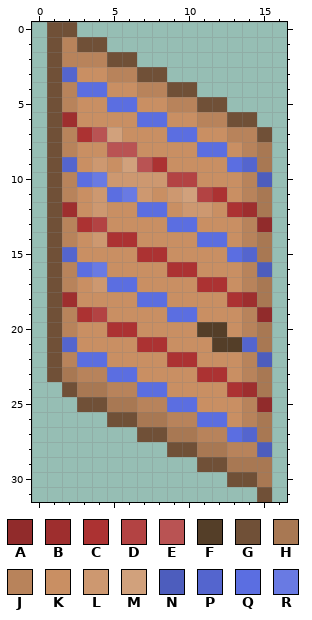
Pixel-art sprite -- assets/textures/world/Door.png. That is the earlier state.
The file is 32x32 pixels. Colours within 5 levels of each other are drawn and written as one. Shown: x 0..16, y 0..31.
Palette (. is transparent): A #912b2b  B #9e2e2e  C #ac3232  D #b34343  E #b95353  F #543e28  G #705037  H #a87853  J #b8835b  K #c98f63  L #cd9870  M #d1a17c  N #4d5dbd  P #5465ce  Q #5b6ee1  R #697ae3
New version:
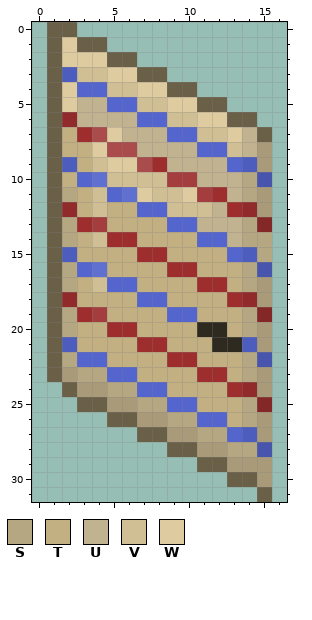
Colours new in this view: S #b6a783  T #c2af82  U #c2b390  V #d0bf95  W #decb9f
Edits made:
@@ palette @@
-A #912b2b
+A #842727
-B #9e2e2e
+B #912b2b
-C #ac3232
+C #9e2e2e
-D #b34343
+D #a43e3e
-E #b95353
+E #aa4c4c
-F #543e28
+F #2f2a20
-G #705037
+G #6a5f47
-H #a87853
+H #a99a79
-N #4d5dbd
+N #4755ac
-P #5465ce
+P #4d5dbd
-Q #5b6ee1
+Q #5465ce
-R #697ae3
+R #6070d0
@@ x 0..16 @@
  0 .GG..............
- 1 .GJGG............
- 2 .GJJJGG..........
- 3 .GPKKJJGG........
- 4 .GJQQKKJJGG......
- 5 .GJKKQQKKJJGG....
- 6 .GBKKKKQQKKJJGG..
- 7 .GJCEMKKKQQKKJJG.
- 8 .GJKKEEKKKKQQKJH.
- 9 .GPKLKMECKKKKQPH.
-10 .GJQRLLLLDDKKKJN.
-11 .GJKLQRLKLMDCKJH.
-12 .GBKLKKQQKLLKCBH.
-13 .GJCDKKKKQQKKKJA.
-14 .GJKLCCKKKKQQKJH.
-15 .GPKKKKCCKKKKQPH.
-16 .GJQRKKKKCCKKKJN.
-17 .GJKLQQKKKKCCKJH.
-18 .GBKKKKQQKKKKCBH.
-19 .GJCDKKKKQQKKKJA.
-20 .GJKKCCKKKKFFKJH.
-21 .GPKKKKCCKKKFFPH.
-22 .GJQQKKKKCCKKKJN.
-23 .GHJJQQKKKKCCKJH.
-24 ..GHHJJQQKKKKCBH.
-25 ...GGHHJJQQKKKJA.
-26 .....GGHHJJQQKJH.
-27 .......GGHHJJQPH.
-28 .........GGHHJJN.
+ 1 .GWGG............
+ 2 .GWWWGG..........
+ 3 .GPVVWWGG........
+ 4 .GWQQVVWWGG......
+ 5 .GWUUQQVVWWGG....
+ 6 .GBUUUUQQVVWWGG..
+ 7 .GTCEWUUUQQVVWUG.
+ 8 .GTTWEEUUUUQQVUH.
+ 9 .GPTVWWECUUUUQPH.
+10 .GTQRVVVVDDUUUSN.
+11 .GSTVQRWVVWDCUSH.
+12 .GBTVTTQQVVVUCBH.
+13 .GSCDTTTTQQUUUSA.
+14 .GSTVCCTTTTQQUSS.
+15 .GPTTTTCCTTTTQPS.
+16 .GSQRTTTTCCTTTSN.
+17 .GSTVQQTTTTCCTSH.
+18 .GBTTTTQQTTTTCBH.
+19 .GSCDTTTTQQTTTSA.
+20 .GSTTCCTTTTFFTSH.
+21 .GPTTTTCCTTTFFPH.
+22 .GSQQTTTTCCTTTSN.
+23 .GHSSQQTTTTCCTSH.
+24 ..GHHSSQQTTTTCBH.
+25 ...GGHHSSQQTTTSA.
+26 .....GGHHSSQQTSH.
+27 .......GGHHSSQPH.
+28 .........GGHHSSN.
 29 ...........GGHHH.
Changed places in both pictures, as pixel boxes (x1, y1, x2, y2):
changed: (47, 22, 272, 502)
